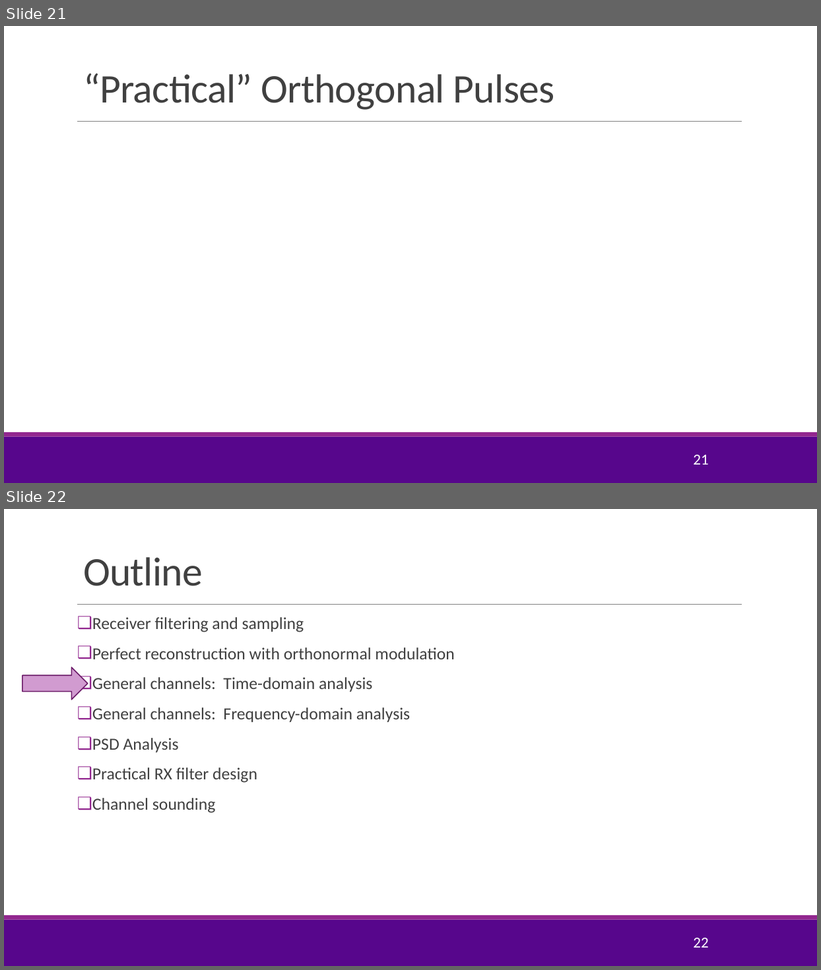
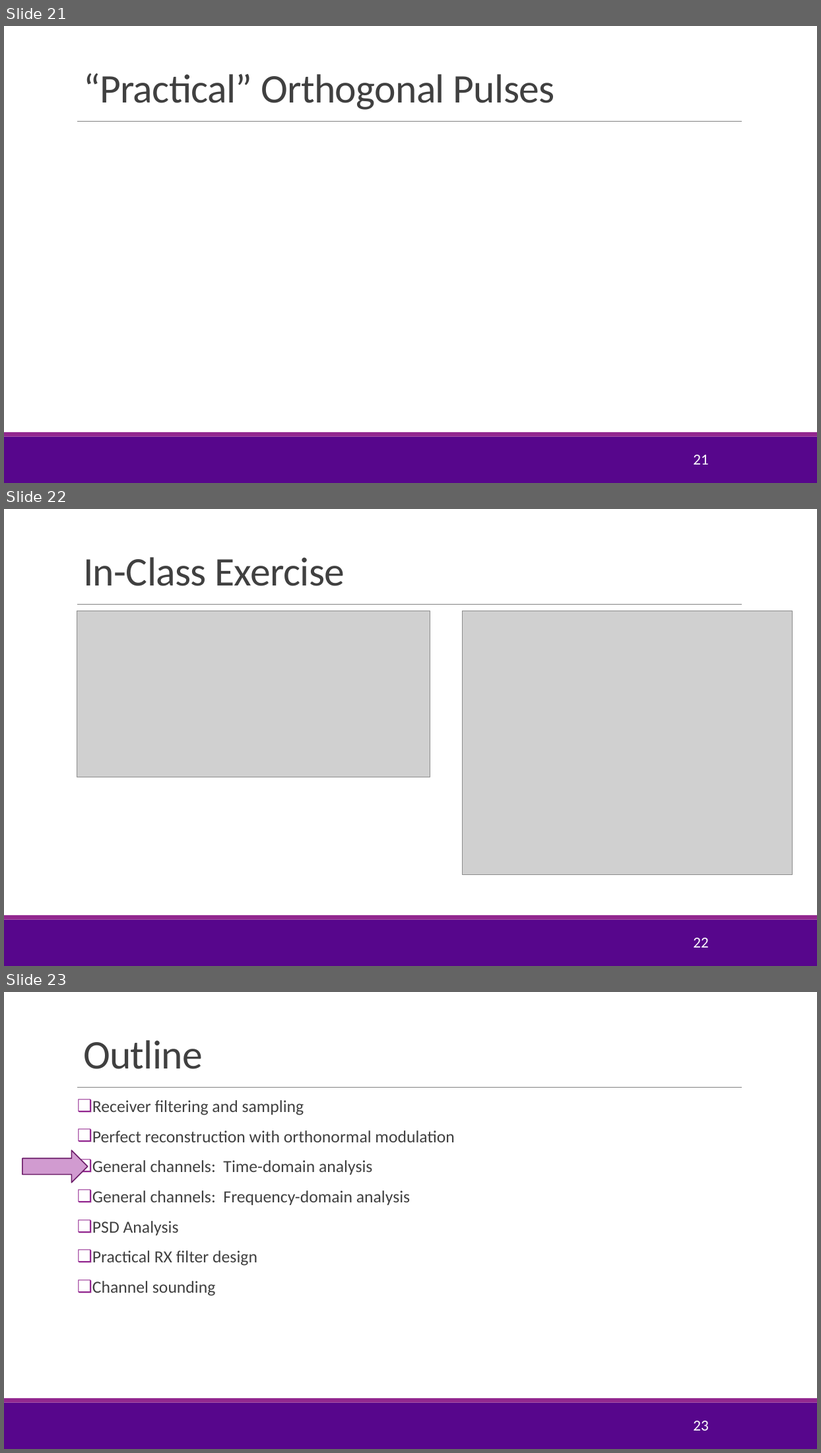
Before and after one commit to sdrangan/digitalcomm, a slide deck: Lectures/Unit03_RxFilter.pptx. Shown one above the other, each under a label of ours: slides 21 and 22 before the commit, slides 21, 22 and 23 after it. The pictures are 821x970 and 821x1453 pixels, drawn with LibreOffice and Linux fonts; fonts in the diff are those of the drawing; grey boxes stand for pictures; background and template pictures are left out. Boxes give left, top, right and bottom in pixels: in the first picture for what was removed or moved away, otherwise in the second. Text is boxed around its words. In the diff, an @@ line names an element or a change of style, - is before the commit and + after.

Commit message:
Added in class exercises to Unit 3

```diff
--- a/Lectures/Unit03_RxFilter.pptx
+++ b/Lectures/Unit03_RxFilter.pptx
@@ slide 22 added at (4,509,817,966), background #FFFFFF; not listed: 3 template elements that a slide beside it also shows @@
@@ title added at (83,557,345,586), 48 pt, text #404040 @@
+In-Class Exercise
@@ picture added at (77,611,430,778) @@
@@ picture added at (462,611,793,875) @@
@@ page number added at (693,938,708,948), 18 pt, text #FFFFFF @@
+22
@@ what was slide 22 is now slide 23 @@
@@ page number at (693,1421,708,1431): text changed @@
-22
+23
```
Also in this commit, not shown: 2 slides changed, 2 other slides added, 3 other files.
